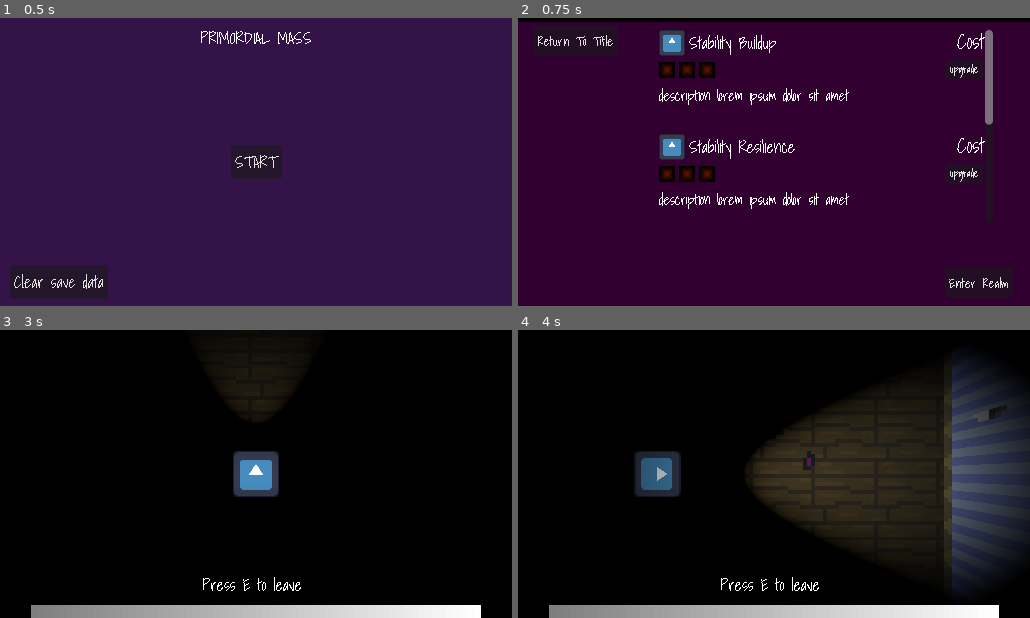
Above: before the commit, frames 1-4 (two rows, left to right).
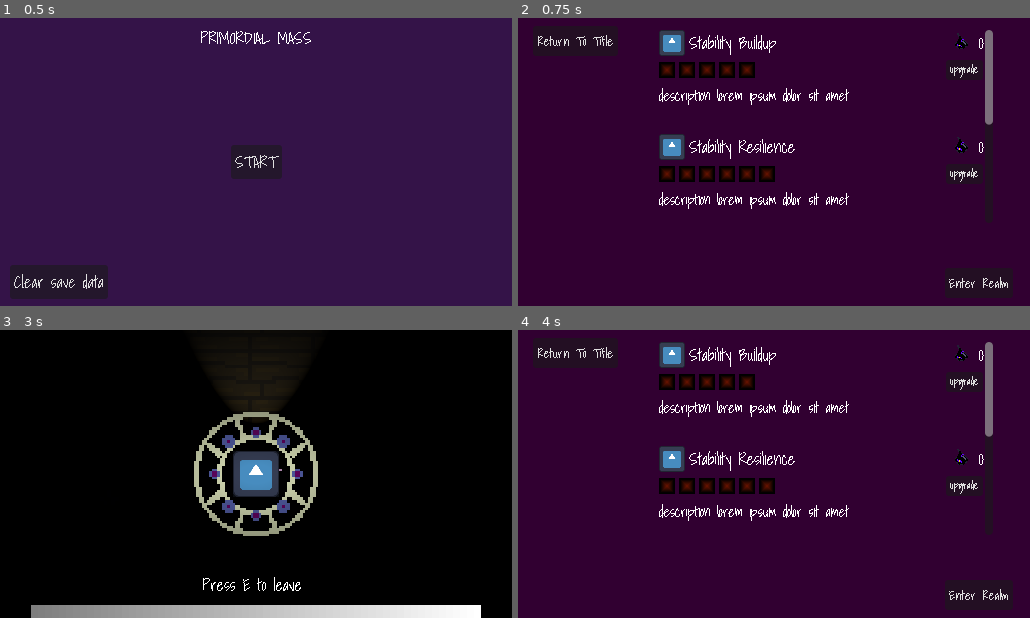
Above: after the commit, the same moments.

Repository: GammaRayTea/project-3-primordial-mass
Game: Godot game, scene res://main.tscn
Same seed, same stepped clock (60 frames per second), same inputs: the game is played once before the commit and once after it. The engine's default icon, where the game draws it, is replaced by a stand-in: a white triangle on a blue panel in a dark square. Sound files missing from this copy of the repository are replaced by a short silence.
Inputs:
- Up to frame 1 (0.5 s): no input
- Up to frame 2 (0.75 s): click "START" at 0.5 s
- Up to frame 3 (3 s): click "Return To Title" at 1.25 s; click "START" at 2 s; click "Enter Realm" at 2.75 s
- Up to frame 4 (4 s): tap E (interact) at 3.5, 3.6 s; hold D (move_right) from 3.53 s (still down); tap Shift (sprint) at 3.8 s

Frame 1 is identical in both runs. In frame 2, 2.5% of the frame differs, in the area x 0-100%, y 0-57%; in frame 3, 3.0%; in frame 4, 98%, in the area x 0-100%, y 0-100%.
Error after the commit: Invalid access to property or key '0' on a base object of type 'Dictionary[int, int]'. (res://game/session/run_manager.gd:68)

Commit message:
implemented starting portal

Diff:
--- a/game.gd
+++ b/game.gd
@@ -67,6 +67,9 @@
 		world_environment.environment = test_env
 	process_mode = Node.PROCESS_MODE_INHERIT
 
+	#init player
+	player.start()
+
 	#start dungeon gen
 	if testing:
 		var room = test_room.instantiate()
@@ -81,8 +84,14 @@
 	RunManager.start_run()
 
 
+func end_run() -> void:
+	RunManager.leave_run()
+	clear_game()
+	switch_to_state(STATE.UPGRADE_MENU)
+
 func to_upgrade_menu() -> void:
-	pass
+	GlobalSoundManager.stop_ambience()
+	GlobalSoundManager.queue_music(GlobalSoundManager.SONGS.MENU, true)
 
 func pause() -> void:
 	get_tree().paused = true
@@ -94,7 +103,7 @@
 
 
 func switch_to_state(_state:STATE) -> void:
-	print("switching to ", STATE.keys()[_state])
+	#print("switching to ", STATE.keys()[_state])
 	var previous = current_state
 	current_state = _state
 	ui_controller.switch_to_state(_state)
--- a/game/environment/start_portal/start_portal.gd
+++ b/game/environment/start_portal/start_portal.gd
@@ -1,7 +1,7 @@
-extends Node3D
+class_name StartPortal extends ControlInteractable
 
 
-
+@export var ui:UIController
 
 
 
@@ -11,3 +11,17 @@
 		if area.target is Player:
 			#show leave icon
 			pass
+
+
+func activate(_source:Node3D) -> void:
+
+	(get_tree().get_first_node_in_group("Game") as Game).end_run()
+
+func deactivate(_source:Node3D) -> void:
+	pass
+
+func hover_start()-> void:
+	ui.hud.set_active_portal_hint_vis(true)
+
+func hover_end()-> void:
+	ui.hud.set_active_portal_hint_vis(false)
--- a/game/environment/start_portal/start_portal.tscn
+++ b/game/environment/start_portal/start_portal.tscn
@@ -12,12 +12,12 @@
 script = ExtResource("1_jn4hp")
 
 [node name="Sprite3D" type="Sprite3D" parent="." unique_id=1406339180]
-transform = Transform3D(1, 0, 0, 0, -4.371139e-08, -1, 0, 1, -4.371139e-08, 0, 0.005, 0)
+transform = Transform3D(4, 0, 0, 0, -1.7484555e-07, -4, 0, 4, -1.7484555e-07, 0, 0.005, 0)
 texture_filter = 0
 texture = ExtResource("1_1m0y6")
 
 [node name="InteractionBox" type="Area3D" parent="." unique_id=818320370 node_paths=PackedStringArray("target")]
-collision_layer = 0
+collision_layer = 32
 collision_mask = 32
 script = ExtResource("2_jn4hp")
 target = NodePath("..")
--- a/game/player/player.gd
+++ b/game/player/player.gd
@@ -30,7 +30,14 @@
 
 var held_item:Item = null
 
-
+func start() -> void:
+	global_position = Vector3(8,1,8)
+	current_sprint_value = MAX_SPRINT_VALUE * RunManager.player_stats[GlobalEnum.UPGRADES.STAMINA]
+	held_item = null
+	current_state = STATE.IDLE
+	push_target = null
+	control_interaction_target = null
+	can_sprint = true
 
 func _physics_process(_delta: float) -> void:
 	var direction:Vector3 = process_movement_input()
@@ -49,7 +56,6 @@
 				current_state = STATE.RUNNING
 			else:
 				current_sprint_value = lerp(current_sprint_value, MAX_SPRINT_VALUE * RunManager.player_stats[GlobalEnum.UPGRADES.STAMINA], 0.1)
-				print(current_sprint_value)
 			move(_delta,direction, MAX_WALKING_SPEED, BASE_ACCELERATION)
 		STATE.RUNNING:
 			apply_gravity(_delta)
--- a/game/player/player.tscn
+++ b/game/player/player.tscn
@@ -49,6 +49,7 @@
 size = Vector3(0.5, 1, 0.45483398)
 
 [sub_resource type="BoxShape3D" id="BoxShape3D_udmuc"]
+size = Vector3(1, 1, 1.8989258)
 
 [sub_resource type="CapsuleShape3D" id="CapsuleShape3D_anr75"]
 radius = 0.3227539
@@ -133,7 +134,7 @@
 script = ExtResource("3_a4w0n")
 
 [node name="CollisionShape3D" type="CollisionShape3D" parent="RotationPivot/InteractionButtonBox" unique_id=671184854]
-transform = Transform3D(1, 0, 0, 0, 1, 0, 0, 0, 1, 0, 0, -0.954497)
+transform = Transform3D(1, 0, 0, 0, 1, 0, 0, 0, 1, 0, 0, -0.5050341)
 shape = SubResource("BoxShape3D_udmuc")
 debug_color = Color(0.6284384, 0.52970546, 0.08941165, 0.41960785)
 
--- a/game/session/game_save_manager.gd
+++ b/game/session/game_save_manager.gd
@@ -14,7 +14,7 @@
 
 var save_game: SaveGame = null
 func _ready() -> void:
-	delete_save()
+	pass
 #
 	#if process_save:
 		#var load_success:bool = load_save()
--- a/game/session/run_manager.gd
+++ b/game/session/run_manager.gd
@@ -63,7 +63,7 @@
 func start_escape_event() -> void:
 	stable_phase = false
 
-func escaped() -> void:
+func leave_run() -> void:
 	for key in run_currency.keys():
 		saved_currency[key]+= run_currency[key]
 	GameSaveManager.save(saved_currency,player_stats, player_stat_levels)
--- a/game/ui/hud/hud_overlay.gd
+++ b/game/ui/hud/hud_overlay.gd
@@ -1,7 +1,7 @@
-extends Control
+class_name HUD extends Control
 
 
-
+@export var activate_portal_hint:Label
 
 
 func _ready() -> void:
@@ -9,3 +9,6 @@
 
 func set_item(_item:Item) -> void:
 	%ItemPreview.set_item(_item)
+
+func set_active_portal_hint_vis(_value:bool) -> void:
+	activate_portal_hint.visible = _value
--- a/game/ui/hud/hud_overlay.tscn
+++ b/game/ui/hud/hud_overlay.tscn
@@ -13,7 +13,7 @@
 shader_parameter/inner_radius = 0.12
 shader_parameter/outer_radius = 0.545
 
-[node name="Overlay" type="Control" unique_id=1199412428]
+[node name="Overlay" type="Control" unique_id=1199412428 node_paths=PackedStringArray("activate_portal_hint")]
 oversampling_with_scale = 2
 layout_mode = 3
 anchors_preset = 15
@@ -24,6 +24,7 @@
 mouse_filter = 2
 theme = ExtResource("1_2tv8o")
 script = ExtResource("2_cofoi")
+activate_portal_hint = NodePath("ActivatePortalHint")
 
 [node name="ItemPreview" type="Panel" parent="." unique_id=678868192 node_paths=PackedStringArray("image", "label")]
 unique_name_in_owner = true
@@ -90,6 +91,7 @@
 mouse_filter = 2
 
 [node name="ActivatePortalHint" type="Label" parent="." unique_id=1253020850]
+visible = false
 texture_filter = 1
 layout_mode = 1
 anchors_preset = 7
--- a/game/ui/ui.tscn
+++ b/game/ui/ui.tscn
@@ -35,10 +35,8 @@
 z_index = -1
 
 [node name="UpgradeMenu" parent="." unique_id=1730159824 instance=ExtResource("3_cshcc")]
-visible = false
 
 [node name="Overlay" parent="." unique_id=1199412428 instance=ExtResource("4_eogtg")]
-visible = false
 z_index = -1
 
 [node name="StabilityBar" type="TextureProgressBar" parent="Overlay" unique_id=1776531798 groups=["StabilityBar"]]
--- a/game/ui/ui_controller.gd
+++ b/game/ui/ui_controller.gd
@@ -1,6 +1,6 @@
 class_name UIController extends CanvasLayer
 @export var main_menu:MainMenu
-@export var hud:Control
+@export var hud:HUD
 @export var upgrade_menu:UpgradeMenu
 @export var pause_screen:PauseScreen
 @export var sound_manager:SoundEffectManager
@@ -16,7 +16,7 @@
 
 
 func switch_to_state(_state:Game.STATE) -> void:
-	print("ui switching to ", Game.STATE.keys()[_state])
+	#print("ui switching to ", Game.STATE.keys()[_state])
 	match _state:
 		Game.STATE.MAIN_MENU:
 			upgrade_menu.hide()
--- a/game/ui/upgrade_menu/upgrade_menu.tscn
+++ b/game/ui/upgrade_menu/upgrade_menu.tscn
@@ -42,15 +42,19 @@
 [node name="UpgradeStBuildup" parent="ScrollContainer/VBoxContainer" unique_id=2044226998 instance=ExtResource("2_tdrua")]
 layout_mode = 2
 upgrade_stat_amount = 0.1
+max_level = 5
 
 [node name="UpgradeStRes" parent="ScrollContainer/VBoxContainer" unique_id=1683650734 instance=ExtResource("2_tdrua")]
 layout_mode = 2
 upgrade_stat = 1
+upgrade_stat_amount = 0.1
+max_level = 6
 
 [node name="UpgradeStCap" parent="ScrollContainer/VBoxContainer" unique_id=1559313207 instance=ExtResource("2_tdrua")]
 layout_mode = 2
 upgrade_stat = 2
 upgrade_stat_amount = 0.1
+max_level = 6
 
 [node name="UpgradeStam" parent="ScrollContainer/VBoxContainer" unique_id=1302455092 instance=ExtResource("2_tdrua")]
 layout_mode = 2
@@ -92,8 +96,6 @@
 anchors_preset = 15
 anchor_right = 1.0
 anchor_bottom = 1.0
-offset_top = 4.0
-offset_bottom = 4.0
 grow_horizontal = 2
 grow_vertical = 2
 mouse_filter = 2
--- a/game/ui/upgrade_menu/upgrade_module.gd
+++ b/game/ui/upgrade_menu/upgrade_module.gd
@@ -7,9 +7,15 @@
 
 
 @export var upgrade_currency:GlobalEnum.CURRENCY
-@export var base_cost:int
+@export var base_cost:int:
+	set(value):
+		base_cost = value
+		update_data()
 var current_cost:int
-@export var cost_mulitplier:float
+@export var cost_mulitplier:float = 1.0:
+	set(value):
+		cost_mulitplier = value
+		update_data()
 
 
 var current_upgrade_level:int = 0:
@@ -60,8 +66,10 @@
 
 func update_data() -> void:
 	#TODO
-
-	name_label.text = ItemAssets.stat_names[upgrade_stat]
+	@warning_ignore("narrowing_conversion")
+	current_cost = base_cost *cost_mulitplier * (current_upgrade_level+1)
+	name_label.text =ItemAssets.stat_names[upgrade_stat]
+	cost_label.text = '[img]'+ ItemAssets.currency_icons[upgrade_currency] + '[/img] ' + str(current_cost)
 
 func on_button_press(_increase:bool) -> void:
 
--- a/game/ui/upgrade_menu/upgrade_module.tscn
+++ b/game/ui/upgrade_menu/upgrade_module.tscn
@@ -52,7 +52,7 @@
 layout_mode = 2
 size_flags_horizontal = 3
 theme_override_font_sizes/normal_font_size = 16
-text = "Item Namey"
+text = "Stability Buildup"
 fit_content = true
 scroll_active = false
 
@@ -71,7 +71,7 @@
 layout_mode = 2
 theme_override_font_sizes/normal_font_size = 20
 bbcode_enabled = true
-text = "Cost"
+text = "[img]res://assets/Items/currency/goo/goo.png[/img]"
 fit_content = true
 scroll_active = false
 autowrap_mode = 0
--- a/main.tscn
+++ b/main.tscn
@@ -10,6 +10,7 @@
 [ext_resource type="Script" uid="uid://csp4fpbvwywgg" path="res://game/environment/dungeon_populator/dungeon_populator.gd" id="8_4c57u"]
 [ext_resource type="PackedScene" uid="uid://bftgjshprtnon" path="res://game/enemies/globber/globber.tscn" id="9_efxa6"]
 [ext_resource type="PackedScene" uid="uid://27250itoet37" path="res://game/ui/ui.tscn" id="10_4c57u"]
+[ext_resource type="PackedScene" uid="uid://em0uywivb118" path="res://game/environment/start_portal/start_portal.tscn" id="10_efxa6"]
 
 [node name="Main" type="Node" unique_id=209619049 node_paths=PackedStringArray("game", "ui")]
 script = ExtResource("1_5vw27")
@@ -22,7 +23,6 @@
 
 [node name="Game" type="Node3D" parent="." unique_id=1350780846 node_paths=PackedStringArray("ui_controller", "world_environment", "dungeon_gen", "player", "enemies", "objects") groups=["Game"]]
 process_mode = 4
-visible = false
 script = ExtResource("3_efxa6")
 ui_controller = NodePath("../UI")
 world_environment = NodePath("WorldEnvironment")
@@ -69,4 +69,8 @@
 
 [node name="Objects" type="Node3D" parent="Game" unique_id=2104293269]
 
+[node name="StartPortal" parent="Game" unique_id=1420404931 node_paths=PackedStringArray("ui") instance=ExtResource("10_efxa6")]
+transform = Transform3D(1, 0, 0, 0, 1, 0, 0, 0, 1, 8, 0.1, 8)
+ui = NodePath("../../UI")
+
 [node name="UI" parent="." unique_id=982157194 instance=ExtResource("10_4c57u")]
